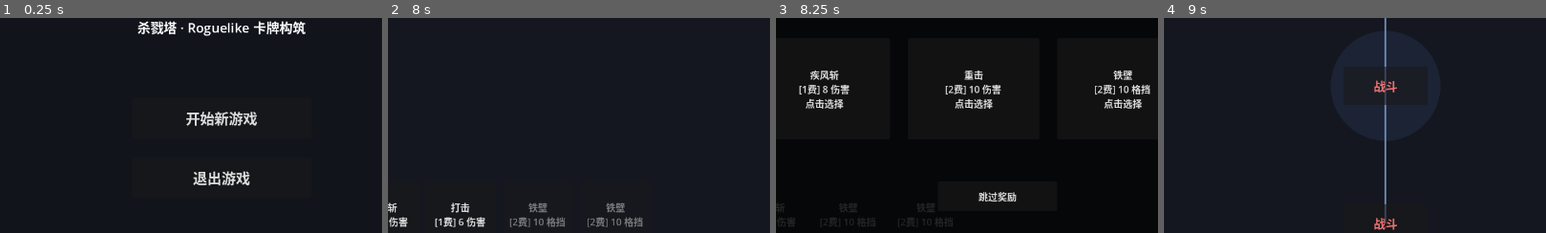
Above: before the commit, frames 1-4 (left to right).
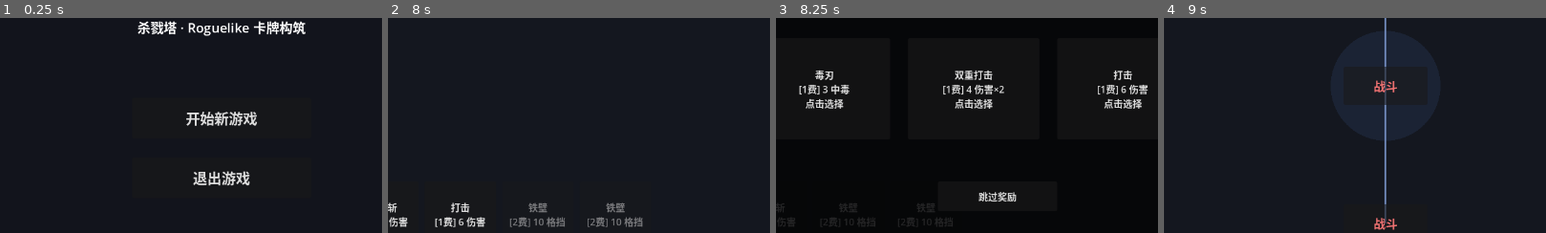
Above: after the commit, the same moments.

Repository: td1ql/godward
Game: Godot game, scene res://scenes/main_menu.tscn
The game is run twice, just before and just after one commit, with the same random seed, the same clock (stepped at 60 frames per second) and the same inputs.
Inputs:
- Up to frame 1 (0.25 s): no input
- Up to frame 2 (8 s): click "开始新游戏" at 0.5 s; click "起点" at 1.25 s; click "战斗" at 2 s; click "战斗" at 2.75 s; click "结束回合" at 3.5 s; click "打击 [1费] 6 伤害" at 4.25 s; click "疾风斩 [1费] 8 伤害" at 5 s; click "防御 [1费] 5 格挡" at 5.75 s; click "结束回合" at 6.5 s; click "重击 [2费] 10 伤害" at 7.25 s
- Up to frame 3 (8.25 s): click "打击 [1费] 6 伤害" at 8 s
- Up to frame 4 (9 s): click "跳过奖励" at 8.75 s
The pictures show only the part of the screen within x 21-71%, y 34-84%; the shares and areas given below are measured in that part.

Frames 1-2 are identical in both runs. In frame 3, 1.8% of the frame differs, in the area x 9-98%, y 24-36%; in frame 4, nothing differs.

Commit message:
refactor: 抽取 CardDB 单例统一卡牌数据，并新增毒刃/双重打击/急救/快速思考

Diff:
--- a/project.godot
+++ b/project.godot
@@ -17,6 +17,7 @@
 
 [autoload]
 
+CardDB="*res://scripts/card_db.gd"
 GameState="*res://scripts/game_state.gd"
 
 [display]
--- a/scripts/battle_demo.gd
+++ b/scripts/battle_demo.gd
@@ -9,6 +9,7 @@
 var player_energy := 3
 var enemy_hp := 30
 var enemy_attack := 5
+var enemy_poison := 0
 var enemy_label_name := "敌人"
 
 var game_over := false
@@ -16,14 +17,6 @@
 
 const HAND_SIZE := 5
 const MAX_ENERGY := 3
-
-const CARD_DB := {
-	"打击": {"cost": 1, "damage": 6, "block": 0},
-	"防御": {"cost": 1, "damage": 0, "block": 5},
-	"重击": {"cost": 2, "damage": 10, "block": 0},
-	"铁壁": {"cost": 2, "damage": 0, "block": 10},
-	"疾风斩": {"cost": 1, "damage": 8, "block": 0},
-}
 
 @onready var info_label: Label = $InfoLabel
 @onready var combat_label: Label = $CombatLabel
@@ -32,7 +25,6 @@
 func _ready() -> void:
 	player_hp = GameState.player_hp
 
-	# 根据当前节点类型决定敌人强度
 	var node_type := ""
 	if GameState.map_nodes.has(GameState.current_node_id):
 		node_type = GameState.map_nodes[GameState.current_node_id]["type"]
@@ -73,15 +65,12 @@
 	card_buttons.clear()
 	for i in range(hand.size()):
 		var c: String = hand[i]
-		var d: Dictionary = CARD_DB[c]
+		var d: Dictionary = CardDB.get_card(c)
 		var btn := Button.new()
 		btn.position = Vector2(200 + i * 130, 520)
 		btn.size = Vector2(120, 110)
 		btn.disabled = player_energy < d["cost"]
-		if d["damage"] > 0:
-			btn.text = "%s\n[%d费] %d 伤害" % [c, d["cost"], d["damage"]]
-		else:
-			btn.text = "%s\n[%d费] %d 格挡" % [c, d["cost"], d["block"]]
+		btn.text = CardDB.card_text(c)
 		btn.pressed.connect(_on_card_pressed.bind(i))
 		add_child(btn)
 		card_buttons.append(btn)
@@ -92,16 +81,25 @@
 	if index < 0 or index >= hand.size():
 		return
 	var c: String = hand[index]
-	var d: Dictionary = CARD_DB[c]
+	var d: Dictionary = CardDB.get_card(c)
 	if player_energy < d["cost"]:
 		return
 	player_energy -= d["cost"]
+
+	var hits: int = d.get("hits", 1)
 	if d["damage"] > 0:
-		enemy_hp = max(0, enemy_hp - d["damage"])
-	if d["block"] > 0:
-		player_block += d["block"]
+		enemy_hp = max(0, enemy_hp - d["damage"] * hits)
+	player_block += d["block"]
+	enemy_poison += d.get("poison", 0)
+	if d.get("heal", 0) > 0:
+		player_hp = min(GameState.player_max_hp, player_hp + d["heal"])
+
 	hand.remove_at(index)
 	discard_pile.append(c)
+
+	if d.get("draw", 0) > 0:
+		_draw_cards(d["draw"])
+
 	_check_game_over()
 	_rebuild_hand_buttons()
 	_update_ui()
@@ -109,11 +107,24 @@
 func _on_end_turn_pressed() -> void:
 	if game_over:
 		return
+
+	if enemy_poison > 0:
+		enemy_hp = max(0, enemy_hp - enemy_poison)
+		enemy_poison = max(0, enemy_poison - 1)
+		_check_game_over()
+		_update_ui()
+		if game_over:
+			return
+
 	var incoming: int = max(0, enemy_attack - player_block)
 	player_hp = max(0, player_hp - incoming)
 	player_block = 0
 	player_energy = MAX_ENERGY
 	_check_game_over()
+	_update_ui()
+	if game_over:
+		return
+
 	discard_pile.append_array(hand)
 	hand.clear()
 	_draw_cards(HAND_SIZE)
@@ -135,15 +146,17 @@
 	info_label.text = "能量: %d/%d  抽牌堆: %d  手牌: %d  弃牌堆: %d  总计: %d" % [
 		player_energy, MAX_ENERGY, draw_pile.size(), hand.size(), discard_pile.size(), total
 	]
-	combat_label.text = "玩家 HP: %d  格挡: %d\n%s HP: %d" % [player_hp, player_block, enemy_label_name, enemy_hp]
+	var combat := "玩家 HP: %d  格挡: %d\n%s HP: %d" % [player_hp, player_block, enemy_label_name, enemy_hp]
+	if enemy_poison > 0:
+		combat += "（中毒 %d）" % enemy_poison
+	combat_label.text = combat
 	if enemy_hp <= 0:
 		combat_label.text += "\n你赢了！"
 	elif player_hp <= 0:
 		combat_label.text += "\n你被打败了..."
 
-# ========== 战斗胜利奖励 ==========
 func _show_reward() -> void:
-	var pool := ["打击", "防御", "重击", "铁壁", "疾风斩"]
+	var pool := CardDB.all_ids()
 	pool.shuffle()
 
 	var overlay := Control.new()
@@ -165,14 +178,10 @@
 
 	for i in range(3):
 		var card_name: String = pool[i]
-		var d: Dictionary = CARD_DB[card_name]
 		var btn := Button.new()
 		btn.size = Vector2(220, 170)
 		btn.position = Vector2(240 + i * 250, 280)
-		if d["damage"] > 0:
-			btn.text = "%s\n[%d费] %d 伤害\n\n点击选择" % [card_name, d["cost"], d["damage"]]
-		else:
-			btn.text = "%s\n[%d费] %d 格挡\n\n点击选择" % [card_name, d["cost"], d["block"]]
+		btn.text = CardDB.card_text(card_name) + "\n\n点击选择"
 		btn.pressed.connect(_choose_reward.bind(card_name))
 		overlay.add_child(btn)
 
@@ -190,7 +199,6 @@
 func _finish_reward() -> void:
 	get_tree().change_scene_to_file("res://scenes/map.tscn")
 
-# ========== 失败结算 ==========
 func _show_game_over() -> void:
 	var overlay := Control.new()
 	overlay.size = Vector2(1280, 720)
--- /dev/null
+++ b/scripts/card_db.gd
@@ -0,0 +1,51 @@
+extends Node
+
+const CARDS := {
+	"打击": {"cost": 1, "damage": 6, "block": 0},
+	"防御": {"cost": 1, "damage": 0, "block": 5},
+	"重击": {"cost": 2, "damage": 10, "block": 0},
+	"铁壁": {"cost": 2, "damage": 0, "block": 10},
+	"疾风斩": {"cost": 1, "damage": 8, "block": 0},
+	"毒刃": {"cost": 1, "damage": 0, "block": 0, "poison": 3},
+	"双重打击": {"cost": 1, "damage": 4, "block": 0, "hits": 2},
+	"急救": {"cost": 1, "damage": 0, "block": 0, "heal": 6},
+	"快速思考": {"cost": 0, "damage": 0, "block": 0, "draw": 2},
+}
+
+const STARTER := ["打击", "防御", "重击", "铁壁", "疾风斩"]
+
+func all_ids() -> Array:
+	return CARDS.keys()
+
+func get_card(id: String) -> Dictionary:
+	return CARDS[id]
+
+func card_text(id: String) -> String:
+	var d: Dictionary = CARDS[id]
+	var parts: Array[String] = []
+	var hits: int = d.get("hits", 1)
+	if d["damage"] > 0:
+		if hits > 1:
+			parts.append("%d 伤害×%d" % [d["damage"], hits])
+		else:
+			parts.append("%d 伤害" % d["damage"])
+	if d["block"] > 0:
+		parts.append("%d 格挡" % d["block"])
+	if d.get("poison", 0) > 0:
+		parts.append("%d 中毒" % d["poison"])
+	if d.get("heal", 0) > 0:
+		parts.append("回复 %d" % d["heal"])
+	if d.get("draw", 0) > 0:
+		parts.append("抽 %d 张" % d["draw"])
+	var effect := ""
+	for p in parts:
+		if effect != "":
+			effect += " / "
+		effect += p
+	return "%s\n[%d费] %s" % [id, d["cost"], effect]
+
+func starter_deck() -> Array[String]:
+	var result: Array[String] = []
+	for i in range(20):
+		result.append(STARTER[i % STARTER.size()])
+	return result
--- a/scripts/game_state.gd
+++ b/scripts/game_state.gd
@@ -12,10 +12,7 @@
 	reset_deck()
 
 func reset_deck() -> void:
-	deck.clear()
-	var card_ids := ["打击", "防御", "重击", "铁壁", "疾风斩"]
-	for i in range(20):
-		deck.append(card_ids[i % card_ids.size()])
+	deck = CardDB.starter_deck()
 
 func reset_run() -> void:
 	player_hp = player_max_hp
--- a/scripts/map.gd
+++ b/scripts/map.gd
@@ -294,7 +294,7 @@
 
 func _encounter_shop(title: Label, body: Label, vbox: VBoxContainer) -> void:
 	var price := 40
-	var pool := ["打击", "防御", "重击", "铁壁", "疾风斩"]
+	var pool: Array = CardDB.all_ids()
 	pool.shuffle()
 	title.text = "商店"
 	body.text = "金币: %d\n挑一张卡牌加入你的牌组吧。" % GameState.gold
Not shown, added: scripts/card_db.gd.uid
